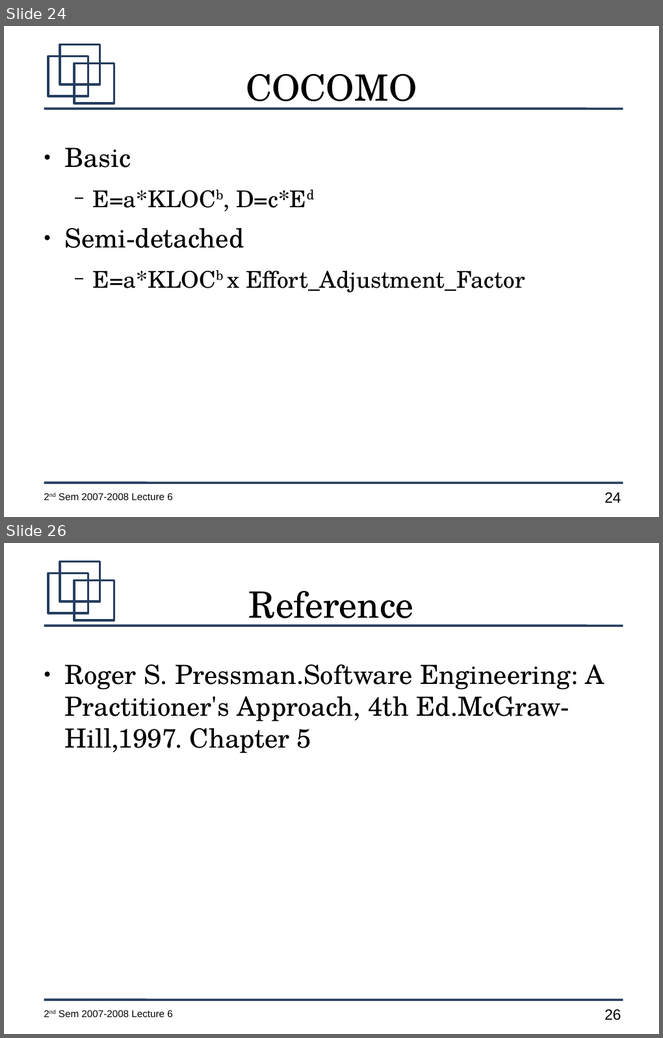
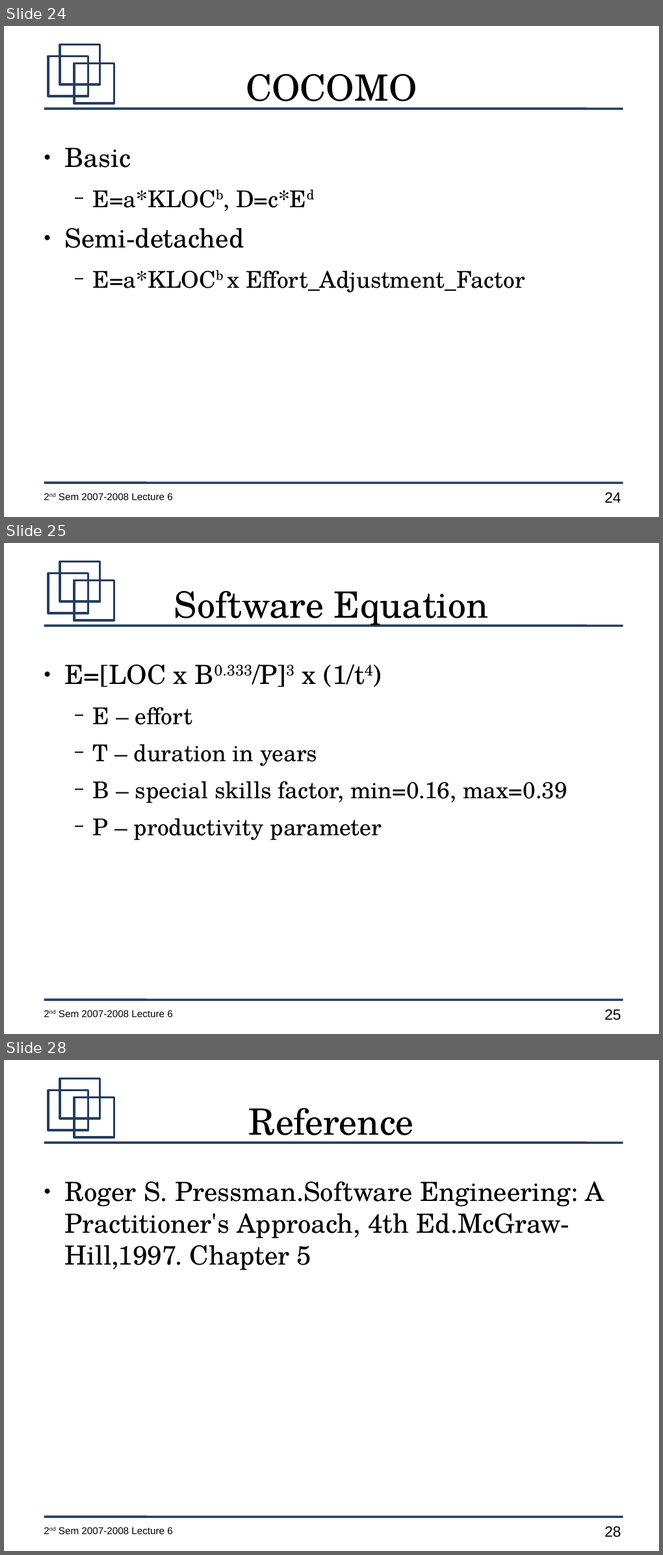
Before and after one commit to jachermocilla/jach-homepage, a slide deck: CMSC128-2nd-Sem-2007-L6.odp. Shown one above the other, each under a label of ours: slides 24 and 26 before the commit, slides 24, 25 and 28 after it; the slides between them are not shown. The pictures are 663x1038 and 663x1555 pixels, drawn with LibreOffice and Linux fonts; fonts in the diff are those of the drawing. Boxes give left, top, right and bottom in pixels: in the first picture for what was removed or moved away, otherwise in the second. Text is boxed around its words. In the diff, an @@ line names an element or a change of style, - is before the commit and + after.

```diff
--- a/CMSC128-2nd-Sem-2007-L6.odp
+++ b/CMSC128-2nd-Sem-2007-L6.odp
@@ slide 25 added at box(4, 543, 659, 1034), background #FFFFFF; not listed: 7 template elements that a slide beside it also shows @@
@@ title added at box(174, 591, 488, 627), 44 pt, text #000000 @@
+Software Equation
@@ text added at box(65, 665, 568, 841), 28 pt, text #000000 @@
+● E=[LOC x B0.333/P]3 x (1/t4)
+  − E – effort
+  − T – duration in years
+  − B – special skills factor, min=0.16, max=0.39
+  − P – productivity parameter
@@ what was slide 26 is now slide 28 @@
@@ page number at box(605, 1527, 621, 1538): text changed @@
-26
+28
```
Also in this commit, not shown: 2 other slides added, 1 slide removed, 1 other file.
